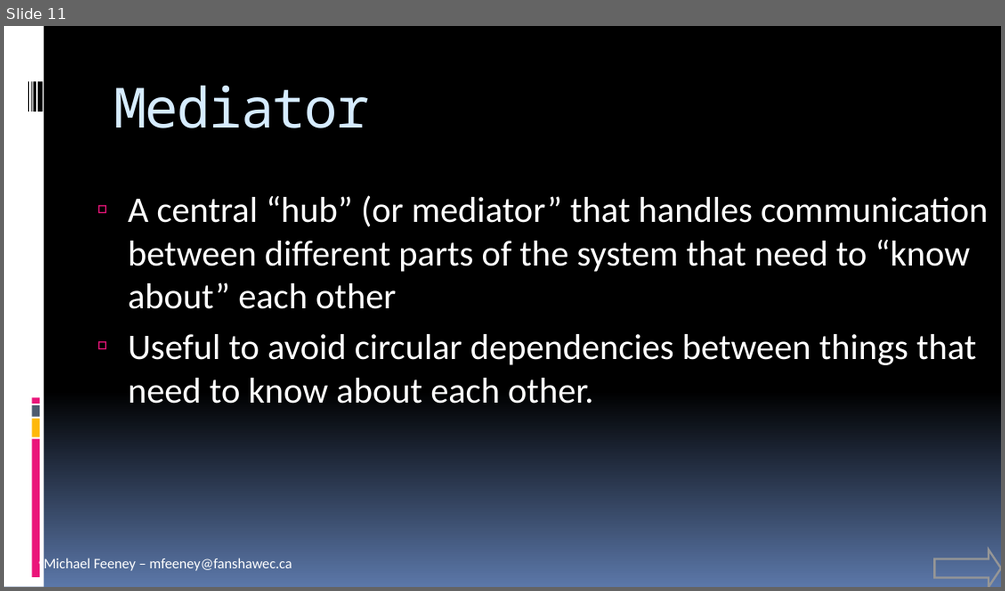
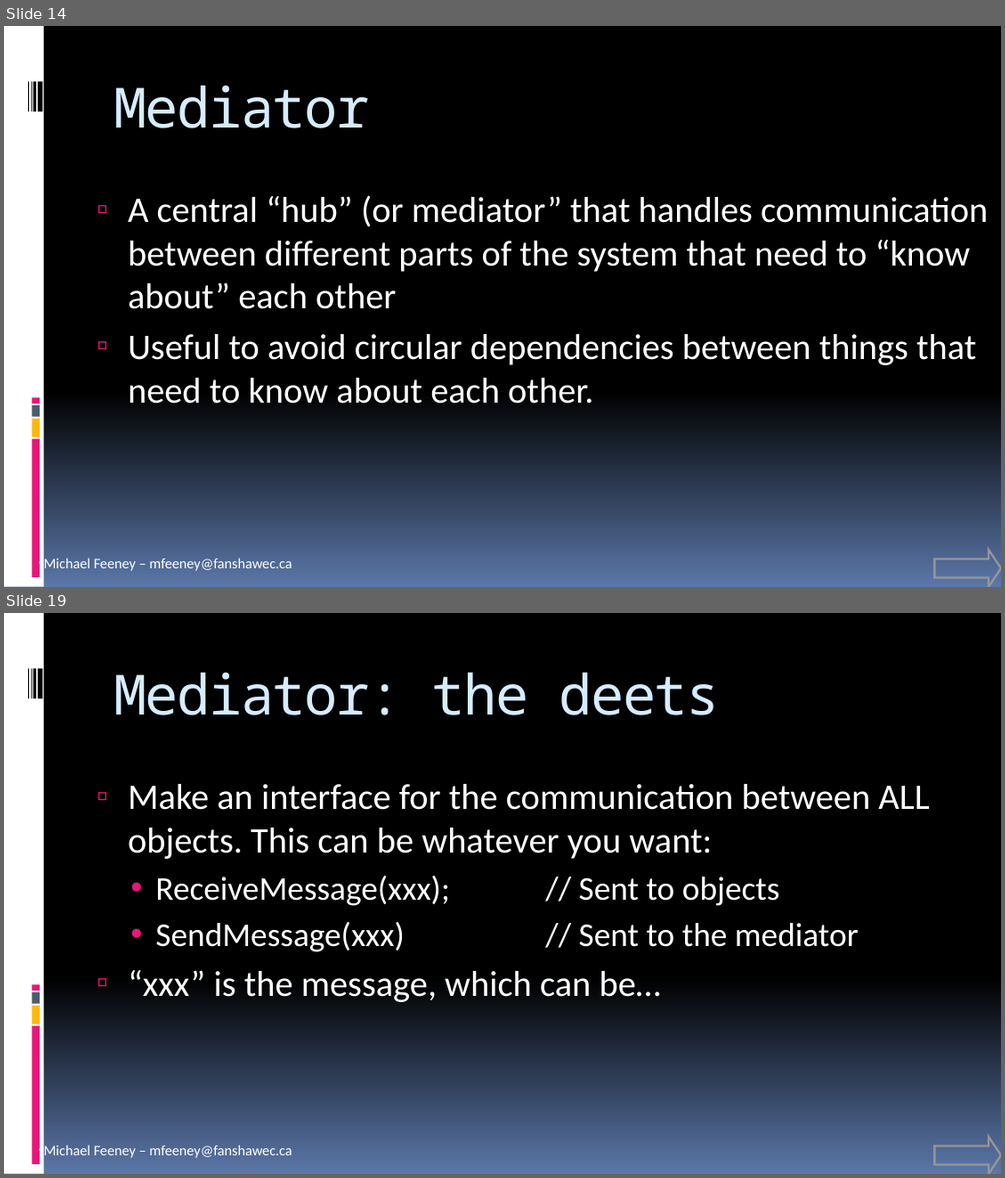
Before and after one commit to FeeneyCodes/GDP202425, a slide deck: 6044_FramPat/D2D/INFO_6044_Patterns (live document).pptx. Shown one above the other, each under a label of ours: slide 11 before the commit, slides 14 and 19 after it; the slides between them are not shown. The pictures are 1005x591 and 1005x1178 pixels, drawn with LibreOffice and Linux fonts; fonts in the diff are those of the drawing. Boxes give left, top, right and bottom in pixels: in the first picture for what was removed or moved away, otherwise in the second. Text is boxed around its words. In the diff, an @@ line names an element or a change of style, - is before the commit and + after.

```diff
--- a/6044_FramPat/D2D/INFO_6044_Patterns (live document).pptx
+++ b/6044_FramPat/D2D/INFO_6044_Patterns (live document).pptx
@@ slide 19 added at (x1=4, y1=613, x2=1001, y2=1174), background gradient #000000 to #5B77A8; not listed: 10 template elements that a slide beside it also shows @@
@@ title added at (x1=113, y1=672, x2=720, y2=715), 40 pt, text #D6ECFF @@
+Mediator: the deets
@@ text added at (x1=128, y1=784, x2=929, y2=1002), 26 pt, text #FFFFFF @@
+  ▫ Make an interface for the communication between ALL objects. This can be whatever you want:
+    • ReceiveMessage(xxx); // Sent to objects
+    • SendMessage(xxx) // Sent to the mediator
+  ▫ “xxx” is the message, which can be…
@@ right arrow added at (x1=934, y1=1136, x2=1001, y2=1174), outline #969696 1.5 pt @@
@@ what was slide 11 is now slide 14 @@
```
Also in this commit, not shown: 1 slide changed, 13 other slides added, 32 other files.
